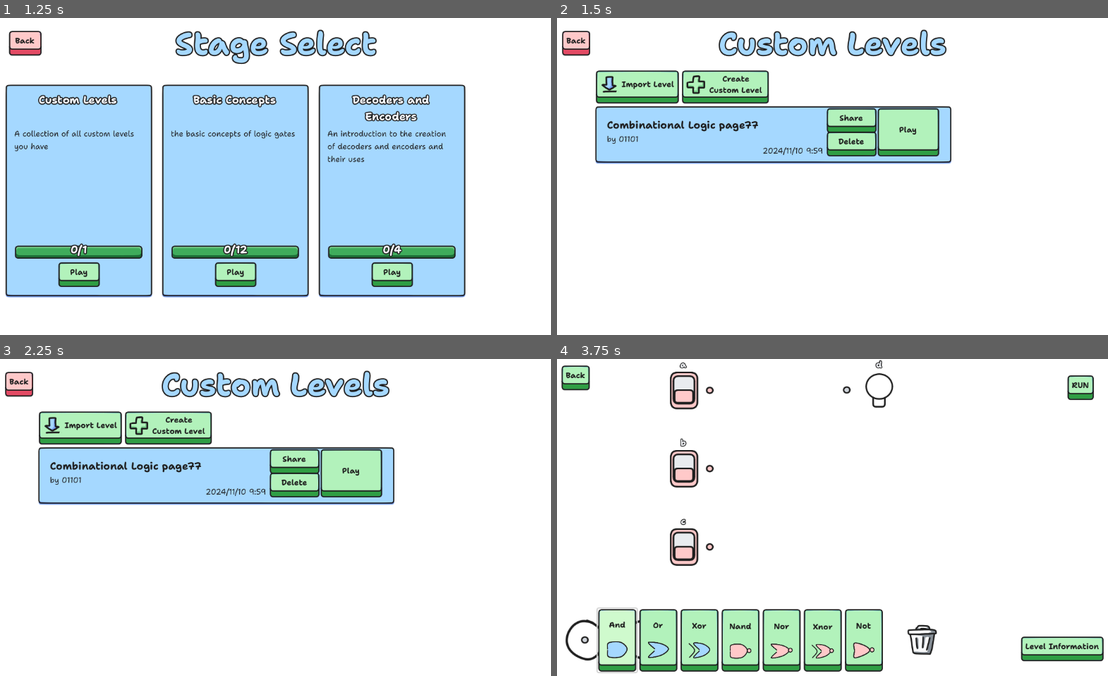
Above: before the commit, frames 1-4 (two rows, left to right).
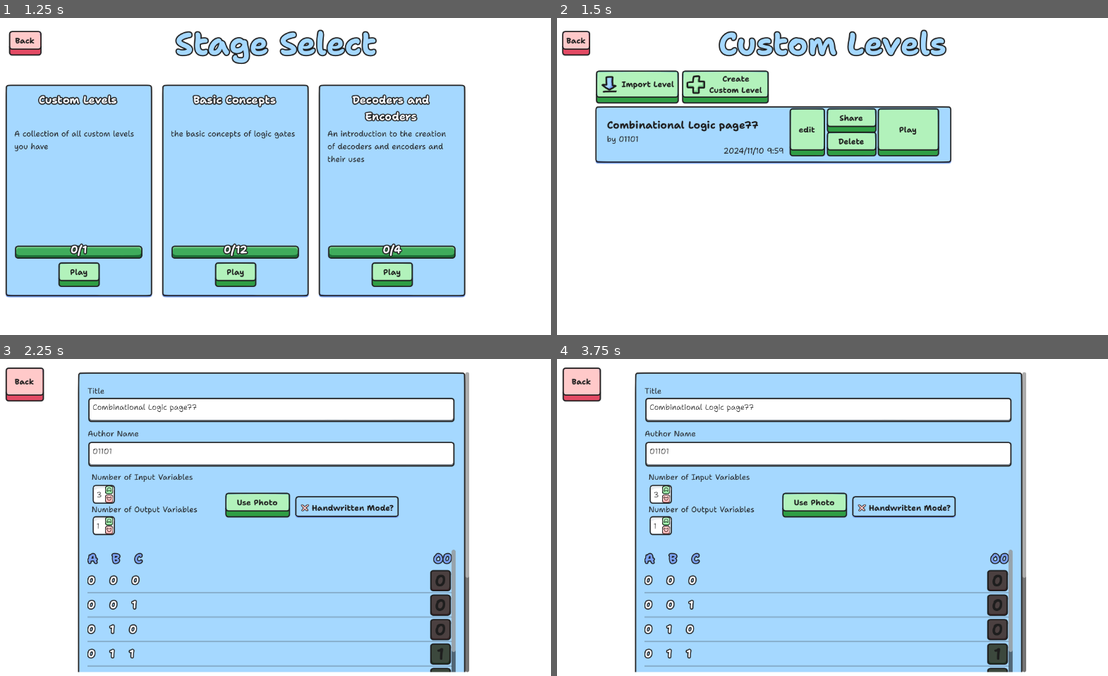
Above: after the commit, the same moments.

Repository: sininen-blue/logic-gate-tesseract
Game: Godot game, scene res://ui/title_page.tscn
Two runs of this game, one before a commit and one after it. Both use one fixed random seed, a clock stepped at 60 frames per second and the inputs below.
Inputs (mouse positions are in pixels of both pictures, inside the frame that each line leads up to):
- Up to frame 1 (1.25 s): click "Play" at 0.5 s
- Up to frame 2 (1.5 s): click "Play" at 1.25 s
- Up to frame 3 (2.25 s): click (247, 473) at 2 s, where only the run after the commit has a clickable "edit"
- Up to frame 4 (3.75 s): click (909, 473) at 2.75 s, where only the run before the commit has a clickable "Play"; click (617, 641) at 3.5 s, where only the run before the commit has a clickable "And"

Frame 1 is identical in both runs. In frame 2, 1.1% of the frame differs, in the area x 30-49%, y 28-44%; in frame 3, 61%; in frame 4, 63%, in the area x 0-100%, y 0-100%.

Commit message:
edit button intial functionality

Diff:
--- a/simulation/data_manager.gd
+++ b/simulation/data_manager.gd
@@ -4,6 +4,12 @@
 var current_stage : DirAccess
 var current_level : JSON
 var is_custom : bool = false
+
+## NOTE: used to edit levels
+# called in custom_stage_panel.gd
+# recieved, reset in create_custom_level.gd
+var is_level_edit: bool = false
+var edit_level_data: Dictionary
 
 var level_clear_speed: int = 0
 
--- a/ui/custom_levels/create_custom_level.gd
+++ b/ui/custom_levels/create_custom_level.gd
@@ -17,7 +17,6 @@
 @onready var error_panel: Panel = %ErrorPanel
 @onready var create_button: Button = %CreateButton
 @onready var accept_dialog: AcceptDialog = $AcceptDialog
-@onready var manual_button: Button = $ScrollContainer/Panel/Main/TruthTableInputs/ManualButton
 @onready var input_edit: IncrementEdit = $ScrollContainer/Panel/Main/TruthTableInputs/InputEdit
 @onready var output_edit: IncrementEdit = $ScrollContainer/Panel/Main/TruthTableInputs/OutputEdit
 @onready var truth_table_container: ScrollContainer = $ScrollContainer/Panel/Main/TruthTable
@@ -26,6 +25,13 @@
 
 func _ready() -> void:
 	create_button.pressed.connect(create_level)
+
+	if DataManager.is_level_edit:
+		import_level_data(DataManager.edit_level_data)
+
+
+		DataManager.is_level_edit = false
+		DataManager.edit_level_data.clear()
 
 	input_count = input_edit.count
 	output_count = output_edit.count
@@ -49,6 +55,24 @@
 		truth_table_container.make_table(input_count, output_count)
 		truth_table_container.set_outputs(output_count, truth_table)
 		photo_button.disabled = false
+
+
+func import_level_data(level_data: Dictionary) -> void:
+	title_edit.text = level_data["title"]
+	author_edit.text = level_data["author"]
+	description_edit.text = level_data["description"]
+
+	var level_inputs: int = len(level_data["truth_table"][0]) - level_data["end_count"]
+	input_edit.text = str(level_inputs)
+	input_edit.count = level_inputs
+	output_edit.text = str(int(level_data["end_count"]))
+	output_edit.count = int(level_data["end_count"])
+
+	var truth_table: Array = level_data["truth_table"]
+
+	truth_table_container.make_table(input_count, output_count)
+	truth_table_container.set_outputs(output_count, truth_table)
+
 
 
 func create_level() -> void:
@@ -153,7 +177,6 @@
 
 func _on_file_dialog_file_selected(image_path: String) -> void:
 	photo_button.disabled = true
-	manual_button.disabled = true
 	var err: Error = exec_thread.start(download.bind(image_path))
 	if err != 0:
 		print(err)
--- a/ui/custom_levels/custom_stage_panel.gd
+++ b/ui/custom_levels/custom_stage_panel.gd
@@ -1,6 +1,7 @@
 extends Panel
 
 const simulation_scene: String = "uid://swjkfmyam37c"
+const CREATE_LEVEL_SCENE: String = "uid://c20nqruvjtxah"
 
 var level_data : Dictionary
 var level_path : String = ""
@@ -64,3 +65,9 @@
 
 func _on_confirmation_dialog_canceled() -> void:
 	level_path = ""
+
+
+func _on_edit_button_pressed() -> void:
+	DataManager.is_level_edit = true
+	DataManager.edit_level_data = level_data
+	get_tree().change_scene_to_file(CREATE_LEVEL_SCENE)
--- a/ui/custom_levels/custom_stage_panel.tscn
+++ b/ui/custom_levels/custom_stage_panel.tscn
@@ -34,14 +34,22 @@
 anchor_top = 0.5
 anchor_right = 1.0
 anchor_bottom = 0.5
-offset_left = -360.0
+offset_left = -440.0
 offset_top = 18.5
-offset_right = -262.0
+offset_right = -342.0
 offset_bottom = 41.5
 grow_horizontal = 0
 grow_vertical = 2
 text = "0/12/123"
 horizontal_alignment = 2
+
+[node name="EditButton" type="Button" parent="."]
+layout_mode = 0
+offset_left = 396.0
+offset_top = 3.0
+offset_right = 471.0
+offset_bottom = 104.0
+text = "edit"
 
 [node name="PlayButton" type="Button" parent="."]
 layout_mode = 1
@@ -92,5 +100,6 @@
 initial_position = 2
 dialog_autowrap = true
 
+[connection signal="pressed" from="EditButton" to="." method="_on_edit_button_pressed"]
 [connection signal="canceled" from="ConfirmationDialog" to="." method="_on_confirmation_dialog_canceled"]
 [connection signal="confirmed" from="ConfirmationDialog" to="." method="_on_confirmation_dialog_confirmed"]
